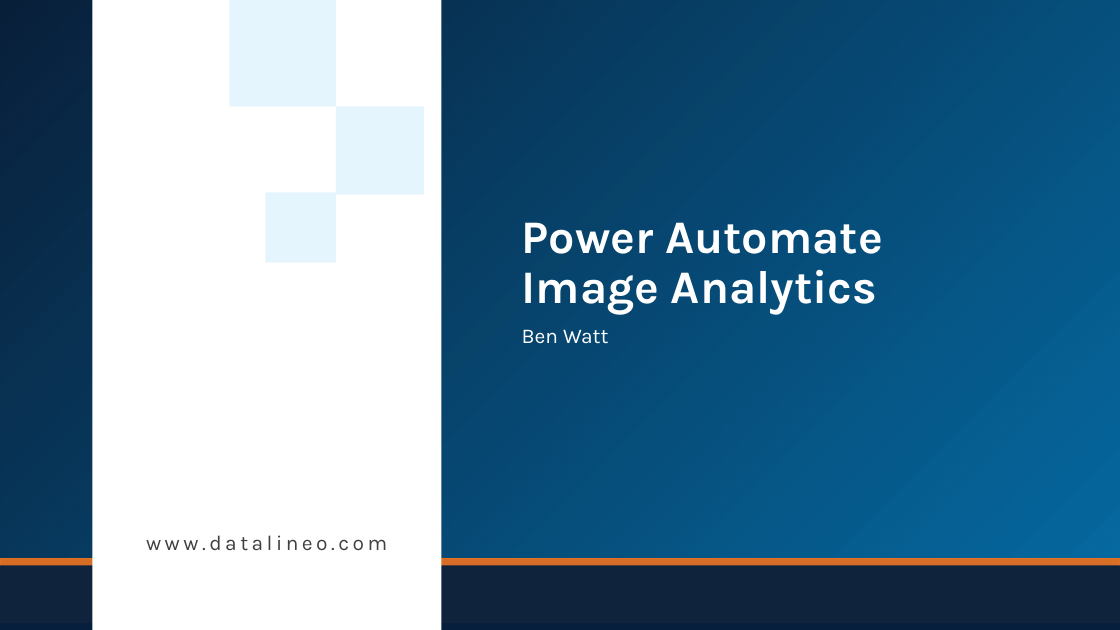
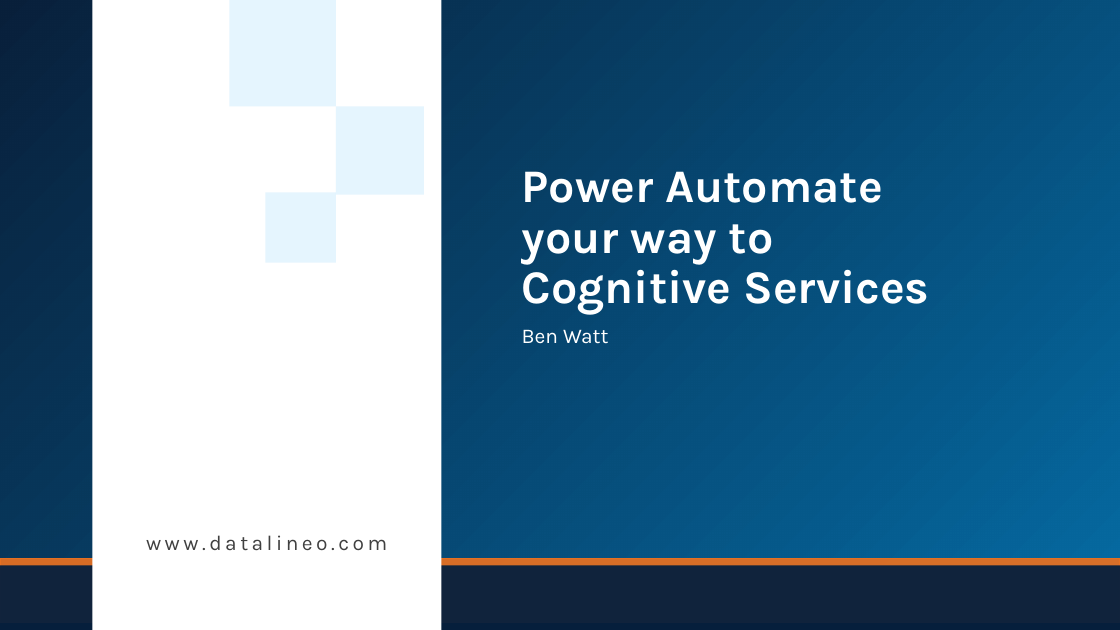
Before and after one commit to datalineo/sessions, a slide deck: slide 1 of Power Automate Image Analytics/Power Automate Image Analytics.pptx. Drawn at 1120x630 pixels with LibreOffice and Linux fonts; fonts in the diff are those of the drawing; background and template pictures are left out; a plain dark background stands for a picture behind light text. Boxes give left, top, right and bottom in pixels: in the first picture for what was removed or moved away, otherwise in the second. Text is boxed around its words. In the diff, an @@ line names an element or a change of style, - is before the commit and + after.

```diff
--- a/Power Automate Image Analytics/Power Automate Image Analytics.pptx
+++ b/Power Automate Image Analytics/Power Automate Image Analytics.pptx
@@ title at [522, 171, 929, 314]: text changed @@
-Power Automate
-Image Analytics
+Power Automate
+your way to
+Cognitive Services
```
Also in this commit, not shown: 2 other files.
